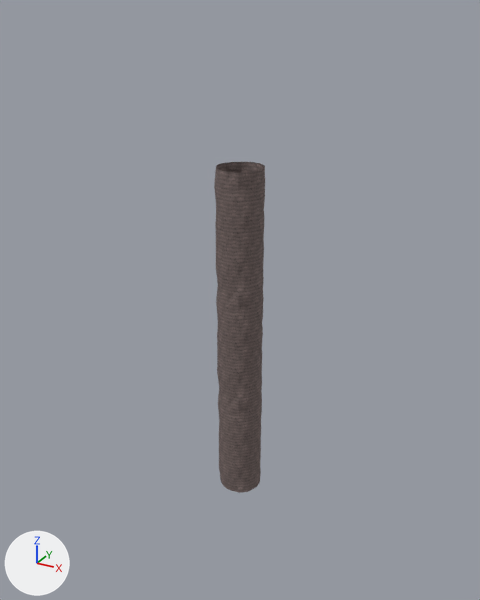
What one commit did to the OBJ model Assets/Venues/StoryHell/Models/Set/Circle7Walls.obj.
Before and after are seen from a camera (50 mm lens) standing at (224.0, -407.0, 237.0) and looking at (-6.0, 11.0, 28.0). Arrows for +X, +Y and +Z are at lower left; the lights stay in place. The picture after the commit comes second. Where no turn or scale is listed for an object, it has been applied to the vertices.

Names of what the first picture shows: 'Circle7Walls'.
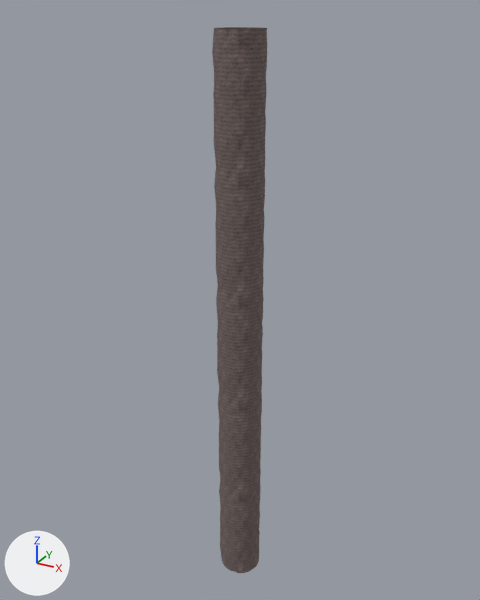
Pixel boxes (x1, y1, x2, y2) of what changed, in the pictures (480 x 600 px):
'Circle7Walls', reshaped (8% wider, 65% taller): before (214, 162, 265, 493); after (212, 27, 267, 573)
part 1 of me_circle7walls, added: after (219, 480, 261, 573)
part 2 of me_circle7walls, added: after (212, 27, 267, 173)

Edits to the bpy script that builds the scene:
```text
Change me_circle7walls:
    used by ob_circle7walls; location = (0.0, 0.0, 0.0)
    remove me_circle7walls.from_pydata(...)  # 1540 vertices, 3024 faces; spans x -18.0..18.0, y -18.0..19.0, z -135.0..135.0
    add me_circle7walls.from_pydata(...)  # 2548 vertices, 5040 faces; spans x -18.0..18.0, y -18.0..19.0, z -225.0..225.0
    me_circle7walls part 1: 504 vertices added at x -18.0..18.0, y -18.0..19.0, z -225.0..-140.0
    me_circle7walls part 2: 504 vertices added at x -18.0..18.0, y -18.0..19.0, z 140.0..225.0
```
